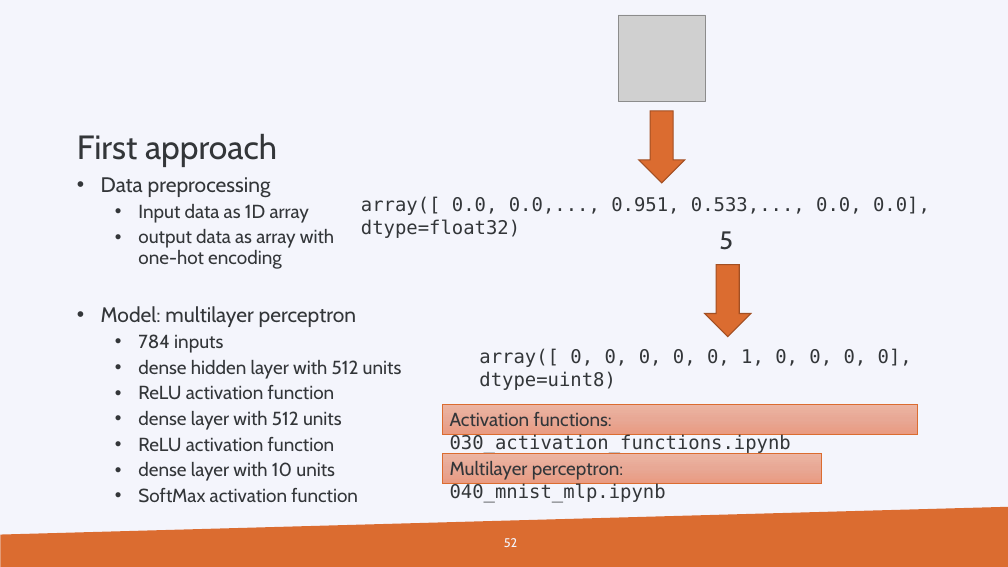
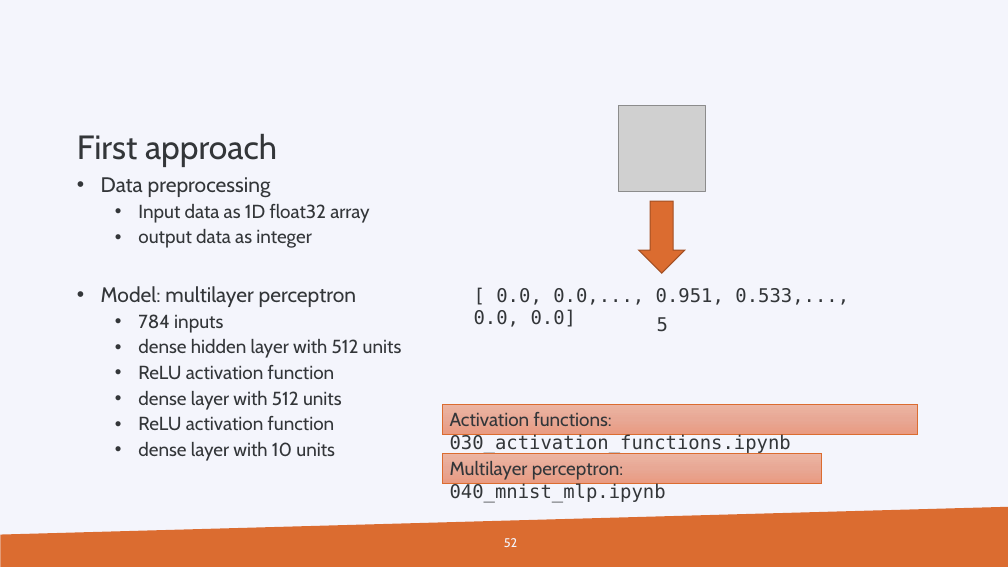
Before and after one commit to gjbex/Machine-learning-with-Python, a slide deck: slide 52 of machine_learning_with_python.pptx. Drawn at 1008x567 pixels with LibreOffice and Linux fonts; fonts in the diff are those of the drawing; grey boxes stand for pictures; background and template pictures are left out. Boxes give left, top, right and bottom in pixels: in the first picture for what was removed or moved away, otherwise in the second. Text is boxed around its words. In the diff, an @@ line names an element or a change of style, - is before the commit and + after.

```diff
--- a/machine_learning_with_python.pptx
+++ b/machine_learning_with_python.pptx
@@ picture: place and size @@
-picture at bbox=[619, 15, 706, 101]
+picture at bbox=[619, 105, 706, 191]
@@ text at bbox=[101, 177, 402, 461]: paragraph removed @@
-  • SoftMax activation function
@@ text at bbox=[138, 204, 369, 248]: text changed @@
-  • Input data as 1D array
-  • output data as array with
-    one-hot encoding
+  • Input data as 1D float32 array
+  • output data as integer
@@ down arrow: place and size @@
-down arrow at bbox=[639, 111, 685, 183]
+down arrow at bbox=[639, 201, 685, 273]
@@ down arrow removed at bbox=[705, 265, 751, 337] @@
@@ text at bbox=[474, 288, 849, 327]: text changed @@
-array([ 0.0, 0.0,..., 0.951, 0.533,..., 0.0, 0.0], dtype=float32)
+[ 0.0, 0.0,..., 0.951, 0.533,..., 0.0, 0.0]
@@ text "5": place and size @@
-text "5" at bbox=[719, 231, 733, 250]
+text "5" at bbox=[657, 317, 668, 332]
@@ text "5" at bbox=[657, 317, 668, 332]: size 24 to 18 pt, font Cabin to DejaVu Sans Mono @@
@@ text removed at bbox=[479, 348, 912, 390] @@
-array([ 0, 0, 0, 0, 0, 1, 0, 0, 0, 0], dtype=uint8)
```
Also in this commit, not shown: 4 other slides changed, 1 slide added, 17 other files.
